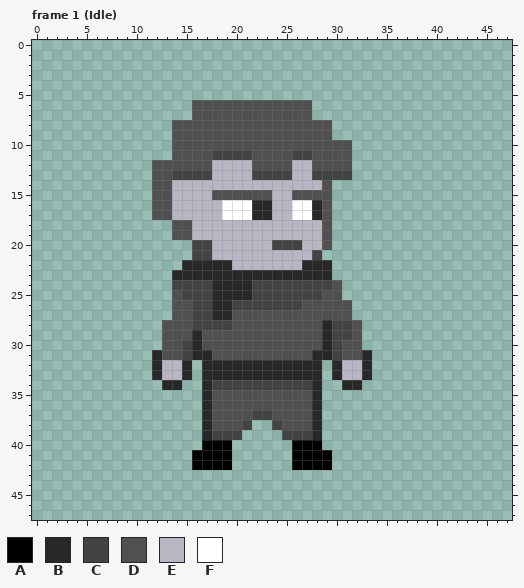
Two states of a pixel-art file, Pixel Art/Teen.aseprite. Above, as it was before the edit.
48x48 pixels, 21 frames. Shown: frame 1 (Idle). The commit also changed other frames, which this record leaves out.
Visible layers, top first: "Arm", "Player".
Palette (. is transparent): A #000000  B #282828  C #434343  D #505050  E #b9b5c3  F #ffffff
Pixels before, frame 1 (Idle), first column x 12:
 6 ....DDDDDDDDDDDD......
 7 ....DDDDDDDDDDDD......
 8 ..DDDDDDDDDDDDDDDD....
 9 ..DDDDDDDDDDDDDDDD....
10 ..DDDDDDDDDDDDDDDDDD..
11 ..DDDDCCCCDDDDCCDDDD..
12 DDDDDDEEEEDDDDEEDDDD..
13 DDCCCCEEEECCCCEECCCC..
14 DDEEEEEEEEEEEEEEED....
15 DDEEEEDDDDDDEEDDDD....
16 DDEEEEEFFFBBEEFFBD....
17 DDEEEEEFFFBBEEFFBD....
18 ..DDEEEEEEEEEEEEED....
19 ..DDEEEEEEEEEEEEED....
20 ....CCEEEEEECCCEED....
21 ....CCEEEEEEEEEEC.....
22 ...BBBBBEEEEEEEBBB....
23 ..BBBBBBBBBBBBBBBB....
24 ..CCCCBBBBCCCCCCCCD...
25 ..DCCCBBBBCCCCCCCDD...
26 ..DDCCBBCCCCCCCDDDDD..
27 ..DDCCBBDDDDDDDDDDDD..
28 .DDDCCCCDDDDDDDDDBCCD.
29 .DDDBDDDDDDDDDDDDBCCD.
30 .DDCBDDDDDDDDDDDDBCDD.
31 BDDCBBDDDDDDDDDDBBCDDB
32 BEEB.BBBBBBBBBBBB.BEEB
33 BEEB.BBBBBBBBBBBB.BEEB
34 .BB..BCCCCCCCCCCB..BB.
35 .....BDDDDDDDDDDB.....
36 .....BDDDDDDDDDDB.....
37 .....BDDDDCCDDDDB.....
38 .....BDDDC..CDDDB.....
39 .....BCCC....CCCB.....
40 .....AAA......AAA.....
41 ....AAAA......AAAA....
42 ....AAAA......AAAA....
New version:
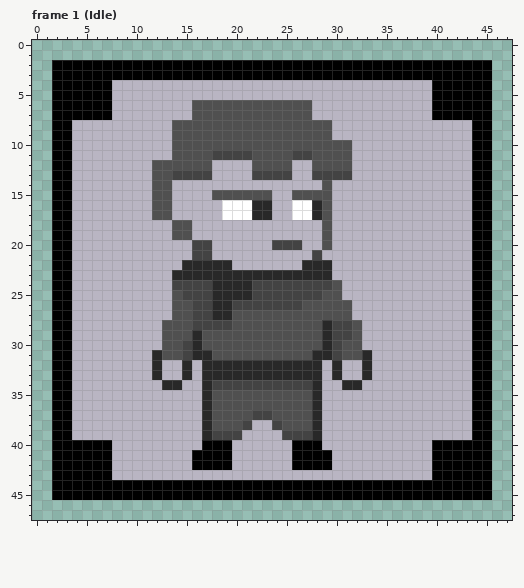
Log entry: Added lifting animation to Teen.
Diff:
layer "Background" now shown
Changed rows in their new state; - is an unchanged pixel.
Frame 1 (Idle), layer "Background":
first column x 2:
 2 AAAAAAAAAAAAAAAAAAAAAAAAAAAAAAAAAAAAAAAAAAAA
 3 AAAAAAAAAAAAAAAAAAAAAAAAAAAAAAAAAAAAAAAAAAAA
 4 AAAAAAEEEEEEEEEEEEEEEEEEEEEEEEEEEEEEEEAAAAAA
 5 AAAAAAEEEEEEEEEEEEEEEEEEEEEEEEEEEEEEEEAAAAAA
 6 AAAAAAEEEEEEEE------------EEEEEEEEEEEEAAAAAA
 7 AAAAAAEEEEEEEE------------EEEEEEEEEEEEAAAAAA
 8 AAEEEEEEEEEE----------------EEEEEEEEEEEEEEAA
 9 AAEEEEEEEEEE----------------EEEEEEEEEEEEEEAA
10 AAEEEEEEEEEE------------------EEEEEEEEEEEEAA
11 AAEEEEEEEEEE------------------EEEEEEEEEEEEAA
12 AAEEEEEEEE--------------------EEEEEEEEEEEEAA
13 AAEEEEEEEE--------------------EEEEEEEEEEEEAA
14 AAEEEEEEEE------------------EEEEEEEEEEEEEEAA
15 AAEEEEEEEE------------------EEEEEEEEEEEEEEAA
16 AAEEEEEEEE------------------EEEEEEEEEEEEEEAA
17 AAEEEEEEEE------------------EEEEEEEEEEEEEEAA
18 AAEEEEEEEEEE----------------EEEEEEEEEEEEEEAA
19 AAEEEEEEEEEE----------------EEEEEEEEEEEEEEAA
20 AAEEEEEEEEEEEE--------------EEEEEEEEEEEEEEAA
21 AAEEEEEEEEEEEE-------------EEEEEEEEEEEEEEEAA
22 AAEEEEEEEEEEE---------------EEEEEEEEEEEEEEAA
23 AAEEEEEEEEEE----------------EEEEEEEEEEEEEEAA
24 AAEEEEEEEEEE-----------------EEEEEEEEEEEEEAA
25 AAEEEEEEEEEE-----------------EEEEEEEEEEEEEAA
26 AAEEEEEEEEEE------------------EEEEEEEEEEEEAA
27 AAEEEEEEEEEE------------------EEEEEEEEEEEEAA
28 AAEEEEEEEEE--------------------EEEEEEEEEEEAA
29 AAEEEEEEEEE--------------------EEEEEEEEEEEAA
30 AAEEEEEEEEE--------------------EEEEEEEEEEEAA
31 AAEEEEEEEE----------------------EEEEEEEEEEAA
32 AAEEEEEEEE----E------------E----EEEEEEEEEEAA
33 AAEEEEEEEE----E------------E----EEEEEEEEEEAA
34 AAEEEEEEEEE--EE------------EE--EEEEEEEEEEEAA
35 AAEEEEEEEEEEEEE------------EEEEEEEEEEEEEEEAA
36 AAEEEEEEEEEEEEE------------EEEEEEEEEEEEEEEAA
37 AAEEEEEEEEEEEEE------------EEEEEEEEEEEEEEEAA
38 AAEEEEEEEEEEEEE-----EE-----EEEEEEEEEEEEEEEAA
39 AAEEEEEEEEEEEEE----EEEE----EEEEEEEEEEEEEEEAA
40 AAAAAAEEEEEEEEE---EEEEEE---EEEEEEEEEEEAAAAAA
41 AAAAAAEEEEEEEE----EEEEEE----EEEEEEEEEEAAAAAA
42 AAAAAAEEEEEEEE----EEEEEE----EEEEEEEEEEAAAAAA
43 AAAAAAEEEEEEEEEEEEEEEEEEEEEEEEEEEEEEEEAAAAAA
44 AAAAAAAAAAAAAAAAAAAAAAAAAAAAAAAAAAAAAAAAAAAA
45 AAAAAAAAAAAAAAAAAAAAAAAAAAAAAAAAAAAAAAAAAAAA
